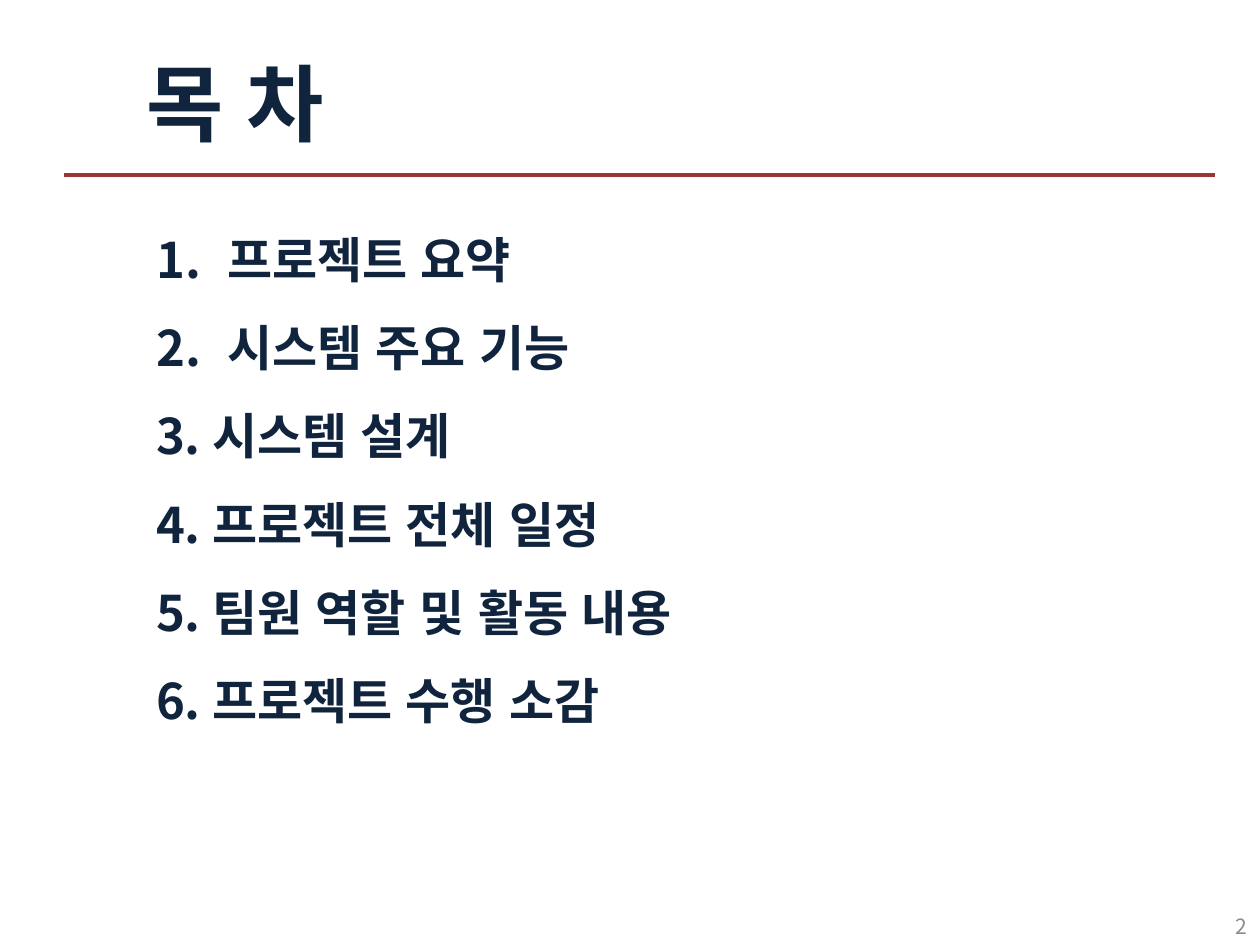
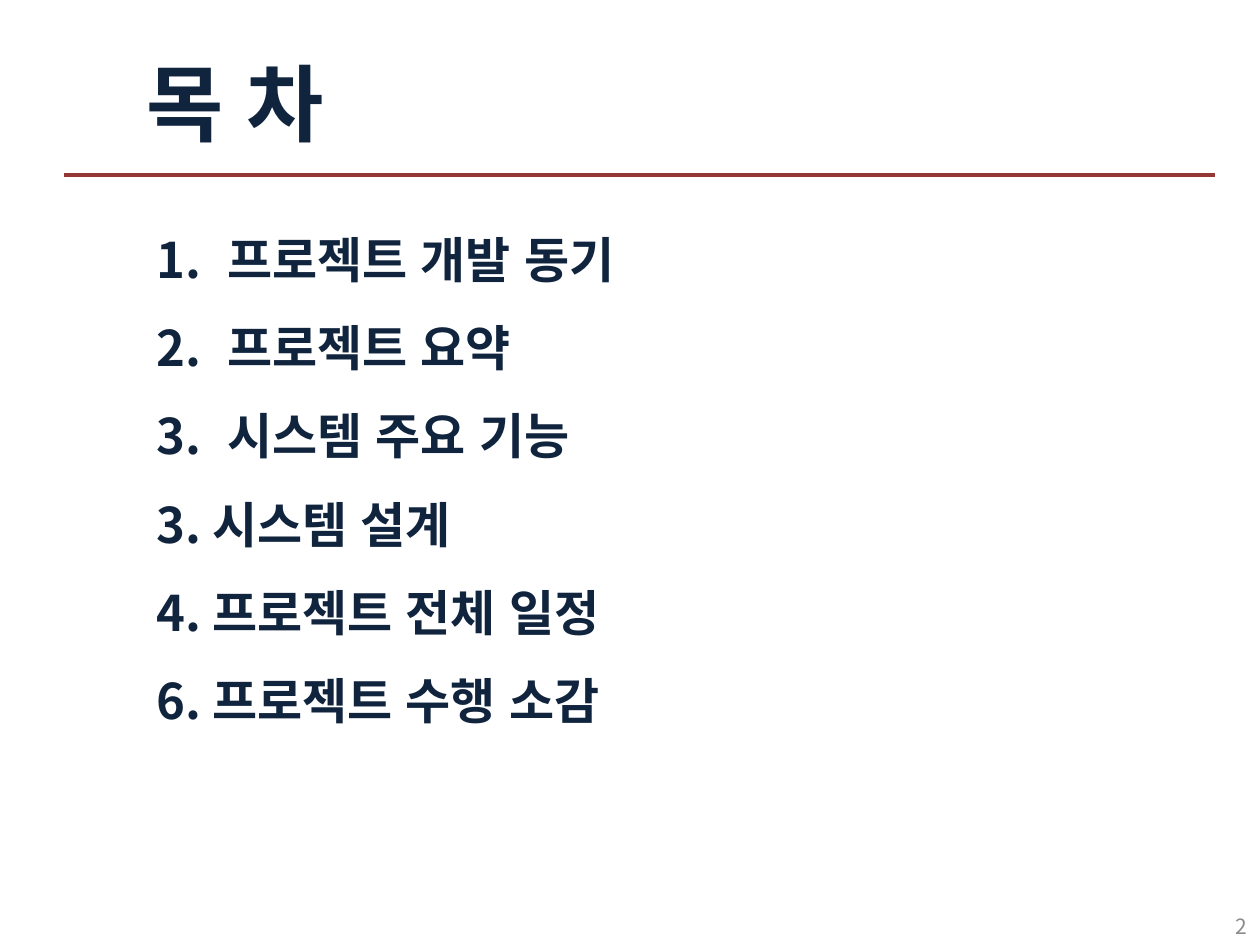
Before and after one commit to Hong-lol/sever11team, a slide deck: slide 2 of 서버프로그래밍11팀.pptx. Drawn at 1260x945 pixels with LibreOffice and Linux fonts; fonts in the diff are those of the drawing. Boxes give left, top, right and bottom in pixels: in the first picture for what was removed or moved away, otherwise in the second. Text is boxed around its words. In the diff, an @@ line names an element or a change of style, - is before the commit and + after.

```diff
--- a/서버프로그래밍11팀.pptx
+++ b/서버프로그래밍11팀.pptx
@@ text at [227,237,615,283]: paragraph added @@
+1. 프로젝트 개발 동기
@@ text at [156,589,672,636]: paragraph removed @@
-5. 팀원 역할 및 활동 내용
```
Also in this commit, not shown: 4 other slides changed, 4 slides added, 2 slides removed, 9 other files.
